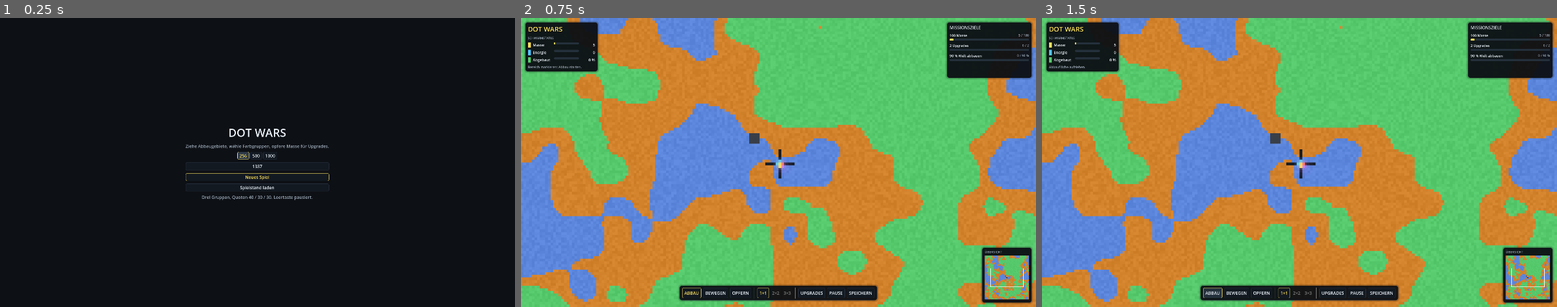
Above: before the commit, frames 1-3 (left to right).
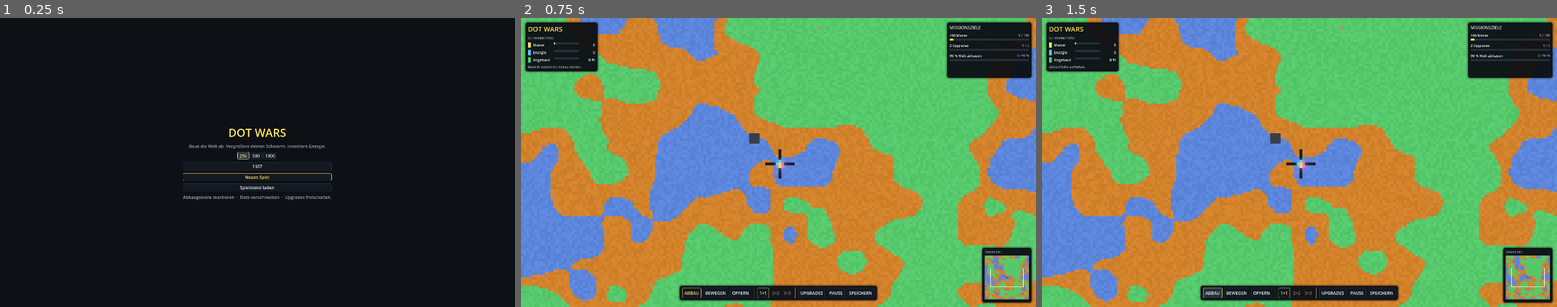
Above: after the commit, the same moments.

Repository: matthias007267/Dot-Wars
Game: Godot game, scene res://scenes/main.tscn
Same seed, same stepped clock (60 frames per second), same inputs: the game is played once before the commit and once after it.
Inputs:
- Up to frame 1 (0.25 s): no input
- Up to frame 2 (0.75 s): click "Neues Spiel" at 0.5 s
- Up to frame 3 (1.5 s): click "ABBAU" at 1.25 s

The runs differ from the first frame. In frame 1, 0.6% of the frame differs, in the area x 35-65%, y 38-64%; in frame 2, nothing differs; in frame 3, nothing differs.

Commit message:
docs: document group-free HUD and new player commands

Diff:
--- a/src/ui/main_menu.gd
+++ b/src/ui/main_menu.gd
@@ -26,12 +26,12 @@
 	var title := Label.new()
 	title.text = "DOT WARS"
 	title.add_theme_font_size_override("font_size", 42)
-	title.add_theme_color_override("font_color", UiTheme.TEXT)
+	title.add_theme_color_override("font_color", UiTheme.ACCENT)
 	title.horizontal_alignment = HORIZONTAL_ALIGNMENT_CENTER
 	box.add_child(title)
 
 	var hint := Label.new()
-	hint.text = "Ziehe Abbaugebiete, wähle Farbgruppen, opfere Masse für Upgrades."
+	hint.text = "Baue die Welt ab. Vergrößere deinen Schwarm. Investiere Energie."
 	hint.add_theme_color_override("font_color", UiTheme.MUTED)
 	hint.horizontal_alignment = HORIZONTAL_ALIGNMENT_CENTER
 	box.add_child(hint)
@@ -70,7 +70,7 @@
 	box.add_child(load)
 
 	var note := Label.new()
-	note.text = "Drei Gruppen, Quoten 40 / 30 / 30. Leertaste pausiert."
+	note.text = "Abbaugebiete markieren  ·  Dots verschmelzen  ·  Upgrades freischalten."
 	note.add_theme_color_override("font_color", UiTheme.MUTED)
 	note.horizontal_alignment = HORIZONTAL_ALIGNMENT_CENTER
 	box.add_child(note)
